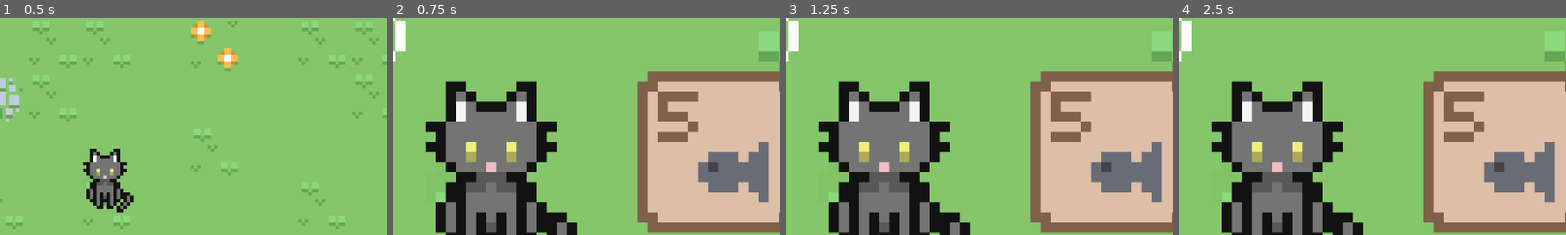
Above: before the commit, frames 1-4 (left to right).
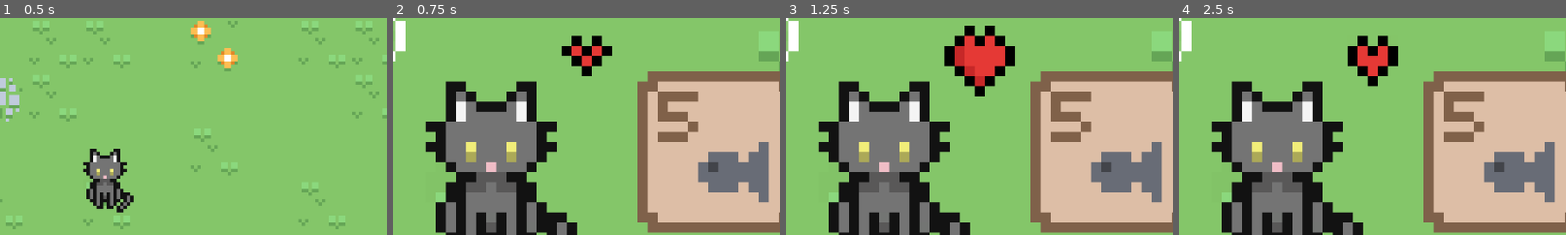
Above: after the commit, the same moments.

Repository: alisha356/Major-Project-2025---Paw-Pals
Game: Godot game, scene res://Room 1.tscn
Same seed, same stepped clock (60 frames per second), same inputs: the game is played once before the commit and once after it.
Inputs (mouse positions are % of the whole screen's width and height, from its top left):
- Up to frame 1 (0.5 s): no input
- Up to frame 2 (0.75 s): click (50, 49) at 0.52 s
- Up to frame 3 (1.25 s): no input
- Up to frame 4 (2.5 s): click (8, 15) at 1.27 s; click (50, 49) at 2.02 s
The pictures show only the part of the screen within x 37-87%, y 12-62%; the shares and areas given below are measured in that part.

Frame 1 is identical in both runs. In frame 2, 1.4% of the frame differs, in the area x 43-57%, y 8-27%; in frame 3, 3.7%, in the area x 40-60%, y 3-37%; in frame 4, 2.0%.

Commit message:
Heart animation
Added a heart animation for when the user pats (hovers the mouse over) the cat.

Diff:
--- a/Cat Screen.gd
+++ b/Cat Screen.gd
@@ -55,3 +55,10 @@
 		_display_hunger_bar()
 		if Global.grey_cat_hunger == 10:
 			Global.player_coins += 2
+
+
+
+func _on_area_2d_mouse_entered() -> void:
+	print("enter")
+	Global._animate()
+	#_animate()
--- a/Cat Screen.tscn
+++ b/Cat Screen.tscn
@@ -20,6 +20,7 @@
 [ext_resource type="Texture2D" uid="uid://idq8ws6fvo75" path="res://Assets/9 hunger.png" id="19_xlyjr"]
 [ext_resource type="Texture2D" uid="uid://cdppc5vgqia40" path="res://Assets/10 hunger.png" id="20_cwa6r"]
 [ext_resource type="Texture2D" uid="uid://di4u0urldhs15" path="res://Assets/Coin.png" id="20_igglk"]
+[ext_resource type="PackedScene" uid="uid://cihtrh85vf2q1" path="res://Heart Animation.tscn" id="21_g62n0"]
 
 [sub_resource type="TileSetAtlasSource" id="TileSetAtlasSource_wwqo1"]
 texture = ExtResource("1_fkxn3")
@@ -160,6 +161,10 @@
 [sub_resource type="TileSet" id="TileSet_uw6hf"]
 sources/0 = SubResource("TileSetAtlasSource_wwqo1")
 
+[sub_resource type="CapsuleShape2D" id="CapsuleShape2D_r3ile"]
+radius = 6.0
+height = 18.0
+
 [node name="Cat screen" type="Node2D"]
 script = ExtResource("1_eeghg")
 
@@ -168,8 +173,14 @@
 format = 2
 layer_0/tile_data = PackedInt32Array(458766, 65536, 0, 458767, 0, 0, 393231, 0, 0, 393230, 0, 0, 393229, 0, 0, 458765,  …(227 unchanged characters)…
 
-[node name="CharacterBody2D" parent="." instance=ExtResource("1_vs13p")]
+[node name="Dark Grey Cat" parent="." instance=ExtResource("1_vs13p")]
 position = Vector2(233, 105)
+
+[node name="Area2D" type="Area2D" parent="Dark Grey Cat"]
+
+[node name="CollisionShape2D" type="CollisionShape2D" parent="Dark Grey Cat/Area2D"]
+position = Vector2(-1, 6)
+shape = SubResource("CapsuleShape2D_r3ile")
 
 [node name="Camera2D" type="Camera2D" parent="."]
 position = Vector2(232, 112)
@@ -272,5 +283,9 @@
 theme_override_font_sizes/font_size = 8
 text = "20"
 
+[node name="Heart" parent="." instance=ExtResource("21_g62n0")]
+position = Vector2(241, 100)
+
+[connection signal="mouse_entered" from="Dark Grey Cat/Area2D" to="." method="_on_area_2d_mouse_entered"]
 [connection signal="pressed" from="Exit Arrow/Button" to="Exit Arrow" method="_on_button_pressed"]
 [connection signal="pressed" from="Fish/Button" to="." method="_on_button_pressed"]
--- a/Global.gd
+++ b/Global.gd
@@ -6,6 +6,7 @@
 var hunger_cooldown = 30
 var num_cats = 1
 var idle_cooldown = 120
+var animation: AnimatedSprite2D = null
 
 func _process(delta: float):
 	hunger_cooldown -= delta
@@ -16,3 +17,7 @@
 	if round(idle_cooldown) == 0:
 		player_coins += 1
 		idle_cooldown = 120
+
+func _animate():
+	if animation:
+		animation.play("default")
--- /dev/null
+++ b/Heart Animation.gd
@@ -0,0 +1,4 @@
+extends CharacterBody2D
+
+func _ready():
+	Global.animation = $AnimatedSprite2D
--- /dev/null
+++ b/Heart Animation.tscn
@@ -0,0 +1,103 @@
+[gd_scene load_steps=23 format=3 uid="uid://cihtrh85vf2q1"]
+
+[ext_resource type="Texture2D" uid="uid://lrbrb5falx8l" path="res://Assets/Heart 9.png" id="1_kmuxx"]
+[ext_resource type="Texture2D" uid="uid://txhnp6w6hjfp" path="res://Assets/Heart 4.png" id="1_pmhji"]
+[ext_resource type="Script" path="res://Heart Animation.gd" id="1_tqsni"]
+[ext_resource type="Texture2D" uid="uid://dtu42n1f5iwhm" path="res://Assets/Heart 3.png" id="2_fh0hy"]
+[ext_resource type="Texture2D" uid="uid://jix4ox51ckrb" path="res://Assets/Heart 2.png" id="3_wosm0"]
+[ext_resource type="Texture2D" uid="uid://dipp4hng2d6d3" path="res://Assets/Heart 1.png" id="4_3a4g2"]
+[ext_resource type="Texture2D" uid="uid://bwah6emtkl187" path="res://Assets/Heart 5.png" id="6_b2c2e"]
+[ext_resource type="Texture2D" uid="uid://dghh238vwd7bd" path="res://Assets/Heart 6.png" id="7_j8enp"]
+[ext_resource type="Texture2D" uid="uid://bagupu8sh75vw" path="res://Assets/Heart 7.png" id="8_6pri3"]
+[ext_resource type="Texture2D" uid="uid://cmb2sayu2emi8" path="res://Assets/Heart 8.png" id="9_2gp3u"]
+
+[sub_resource type="AtlasTexture" id="AtlasTexture_wa5x3"]
+atlas = ExtResource("1_kmuxx")
+region = Rect2(0, 0, 7, 7)
+
+[sub_resource type="AtlasTexture" id="AtlasTexture_d6mcd"]
+atlas = ExtResource("1_pmhji")
+region = Rect2(0, 0, 7, 7)
+
+[sub_resource type="AtlasTexture" id="AtlasTexture_fhmns"]
+atlas = ExtResource("2_fh0hy")
+region = Rect2(0, 0, 7, 7)
+
+[sub_resource type="AtlasTexture" id="AtlasTexture_sr3yc"]
+atlas = ExtResource("3_wosm0")
+region = Rect2(0, 0, 7, 7)
+
+[sub_resource type="AtlasTexture" id="AtlasTexture_k8640"]
+atlas = ExtResource("4_3a4g2")
+region = Rect2(0, 0, 7, 7)
+
+[sub_resource type="AtlasTexture" id="AtlasTexture_nil2o"]
+atlas = ExtResource("6_b2c2e")
+region = Rect2(0, 0, 7, 7)
+
+[sub_resource type="AtlasTexture" id="AtlasTexture_tfan6"]
+atlas = ExtResource("7_j8enp")
+region = Rect2(0, 0, 7, 7)
+
+[sub_resource type="AtlasTexture" id="AtlasTexture_p71d4"]
+atlas = ExtResource("8_6pri3")
+region = Rect2(0, 0, 7, 7)
+
+[sub_resource type="AtlasTexture" id="AtlasTexture_sq0ep"]
+atlas = ExtResource("9_2gp3u")
+region = Rect2(0, 0, 7, 7)
+
+[sub_resource type="AtlasTexture" id="AtlasTexture_vc6kg"]
+atlas = ExtResource("1_kmuxx")
+region = Rect2(0, 0, 7, 7)
+
+[sub_resource type="SpriteFrames" id="SpriteFrames_ybl0i"]
+animations = [{
+"frames": [{
+"duration": 1.0,
+"texture": SubResource("AtlasTexture_wa5x3")
+}, {
+"duration": 1.0,
+"texture": SubResource("AtlasTexture_d6mcd")
+}, {
+"duration": 1.0,
+"texture": SubResource("AtlasTexture_fhmns")
+}, {
+"duration": 1.0,
+"texture": SubResource("AtlasTexture_sr3yc")
+}, {
+"duration": 1.0,
+"texture": SubResource("AtlasTexture_k8640")
+}, {
+"duration": 1.0,
+"texture": SubResource("AtlasTexture_nil2o")
+}, {
+"duration": 1.0,
+"texture": SubResource("AtlasTexture_tfan6")
+}, {
+"duration": 1.0,
+"texture": SubResource("AtlasTexture_p71d4")
+}, {
+"duration": 1.0,
+"texture": SubResource("AtlasTexture_sq0ep")
+}, {
+"duration": 1.0,
+"texture": SubResource("AtlasTexture_vc6kg")
+}],
+"loop": true,
+"name": &"default",
+"speed": 5.0
+}]
+
+[sub_resource type="CircleShape2D" id="CircleShape2D_62ijb"]
+radius = 3.0
+
+[node name="CharacterBody2D" type="CharacterBody2D"]
+script = ExtResource("1_tqsni")
+
+[node name="AnimatedSprite2D" type="AnimatedSprite2D" parent="."]
+sprite_frames = SubResource("SpriteFrames_ybl0i")
+frame_progress = 0.31732
+
+[node name="CollisionShape2D" type="CollisionShape2D" parent="."]
+shape = SubResource("CircleShape2D_62ijb")
Binary file added: Assets/Heart 1.png
Not shown, added: Assets/Heart 1.png.import
Binary file added: Assets/Heart 2.png
Not shown, added: Assets/Heart 2.png.import
Binary file added: Assets/Heart 3.png
Not shown, added: Assets/Heart 3.png.import
Binary file added: Assets/Heart 4.png
Not shown, added: Assets/Heart 4.png.import
Binary file added: Assets/Heart 5.png
Not shown, added: Assets/Heart 5.png.import
Binary file added: Assets/Heart 6.png
Not shown, added: Assets/Heart 6.png.import
(and 7 more such lines)
